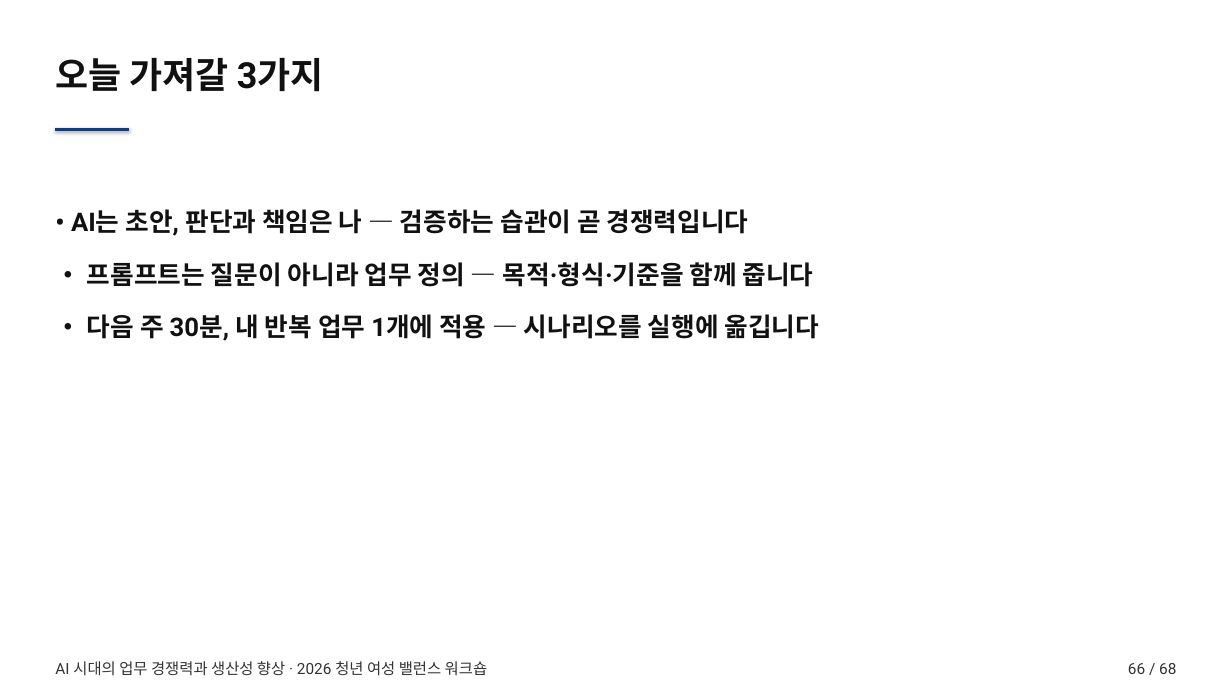
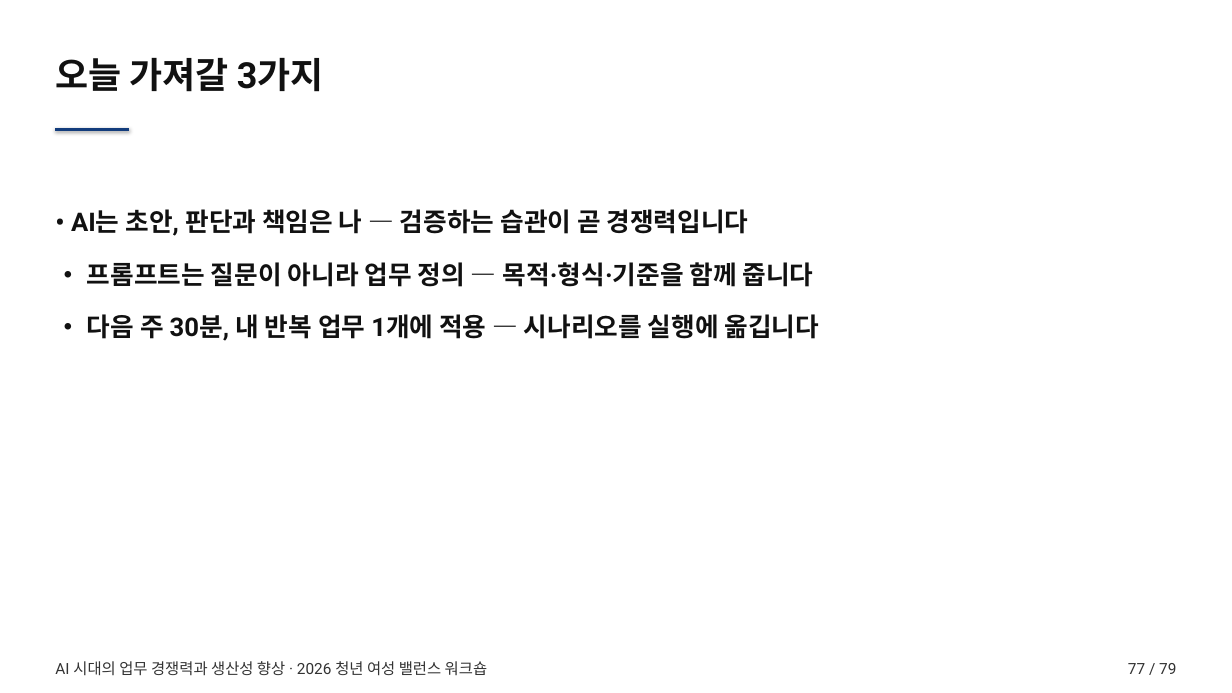
Before and after one commit to smilesjcha/how-to-work-better, a slide deck: slide 77 of lectures/20260723-worklife-ax-workshop/output/worklife-ax-workshop.pptx (slide 66 before the commit). Drawn at 1232x693 pixels with LibreOffice and Linux fonts; fonts in the diff are those of the drawing. Boxes give left, top, right and bottom in pixels: in the first picture for what was removed or moved away, otherwise in the second. Text is boxed around its words. In the diff, an @@ line names an element or a change of style, - is before the commit and + after.

```diff
--- a/lectures/20260723-worklife-ax-workshop/output/worklife-ax-workshop.pptx
+++ b/lectures/20260723-worklife-ax-workshop/output/worklife-ax-workshop.pptx
@@ text at box(1128, 663, 1176, 674): text changed @@
-66 / 68
+77 / 79
```
Also in this commit, not shown: 66 other slides changed, 11 slides added, 26 other files.
